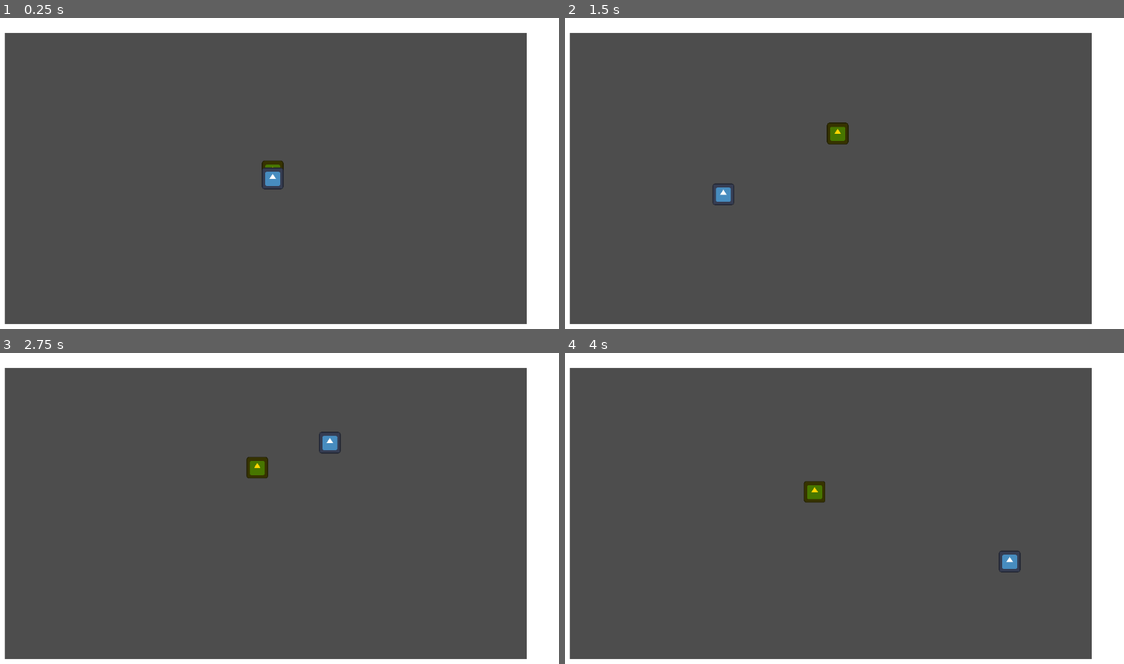
Above: before the commit, frames 1-4 (two rows, left to right).
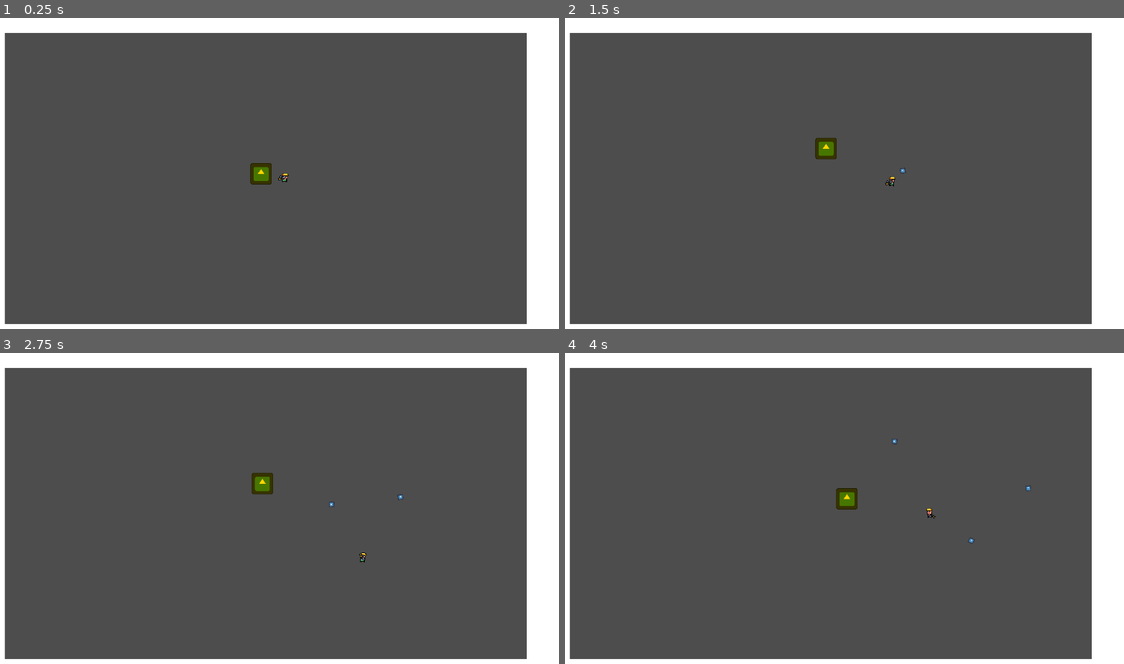
Above: after the commit, the same moments.

Repository: Starlight00-L/Bullet-Hell-Jam-Consequences
Game: Godot game, scene res://src/test_scene.tscn
The game is run twice, just before and just after one commit, with the same random seed, the same clock (stepped at 60 frames per second) and the same inputs. The engine's default icon, where the game draws it, is replaced by a stand-in: a white triangle on a blue panel in a dark square.
Inputs (mouse positions are in pixels of both pictures, inside the frame that each line leads up to):
- Up to frame 1 (0.25 s): no input
- Up to frame 2 (1.5 s): move the mouse to (961, 161) at 0.52 s; press the mouse at (961, 161) at 0.53 s; hold D (Right) 0.53-1.28 s; move the mouse to (721, 195) at 1.27 s; release the mouse at (721, 195) at 1.28 s; hold S (Down) from 1.28 s (still down); click (721, 195) at 1.35 s
- Up to frame 3 (2.75 s): move the mouse to (329, 443) at 2.02 s; release S (Down) at 2.03 s; press the mouse at (329, 443) at 2.03 s; hold D (Right) from 2.03 s (still down)
- Up to frame 4 (4 s): move the mouse to (810, 576) at 2.77 s; release D (Right) at 2.78 s; release the mouse at (810, 576) at 2.78 s; hold W (Up) 2.78-3.53 s; click (810, 576) at 2.85 s; move the mouse to (1012, 561) at 3.52 s; press the mouse at (1012, 561) at 3.53 s; hold A (Left) from 3.53 s (still down)

The runs differ from the first frame. In frame 1, 0.5% of the frame differs, in the area x 44-52%, y 45-56%; in frame 2, 0.7%; in frame 3, 0.7%; in frame 4, 0.8%, in the area x 42-84%, y 27-71%.

Commit message:
Player Shoots
Player can shoot where their mouse is and bullet can be adjusted for complex movement

Diff:
--- /dev/null
+++ b/Scripts/Health Manager.gd
@@ -0,0 +1,17 @@
+class_name Health_Manager
+extends Node
+
+@export var max_health : int = 5
+var current_health : int = 5
+
+func _ready():
+	current_health = max_health
+
+func take_damage(amount):
+	current_health -= amount
+
+	if current_health <= 0:
+		pass #death signal
+
+func death():
+	pass
--- /dev/null
+++ b/Scripts/Player Attack Controller.gd
@@ -0,0 +1,27 @@
+class_name Player_Attack_Controller
+extends Node
+
+@onready var fire_point = $"../Gun/Fire Point"
+@onready var fire_timer = $Fire
+@onready var bullet_prefab = preload("res://src/player_bullet.tscn")
+
+@export var fire_rate : float = 1
+
+func _ready():
+	fire_timer.wait_time = fire_rate
+
+func _process(_delta):
+	if Input.is_action_pressed("Fire") && fire_timer.time_left == 0:
+		fire()
+		fire_timer.start()
+
+func fire():
+	var new_bullet = bullet_prefab.instantiate()
+	new_bullet.move_dir = fire_point.get_parent().rotation
+	new_bullet.spawn_pos = fire_point.global_position
+	new_bullet.spawn_rot = fire_point.get_parent().rotation
+	get_parent().get_parent().add_child(new_bullet)
+
+
+func _on_fire_timeout():
+	pass
--- /dev/null
+++ b/Scripts/Player Bullet.gd
@@ -0,0 +1,30 @@
+class_name Player_Bullet
+extends CharacterBody2D
+
+@onready var lifetime_timer = $Lifetime
+
+@export var lifetime : float = 5
+@export var speed : float = 5
+@export var rot_speed : float = 0
+
+var move_dir : float
+var spawn_pos : Vector2
+var spawn_rot : float
+
+func _ready():
+	lifetime_timer.wait_time = lifetime
+	lifetime_timer.start()
+	global_position = spawn_pos
+	global_rotation = spawn_rot
+
+func _physics_process(delta):
+	velocity = Vector2(speed * 100, 0).rotated(move_dir)
+	angular_movement(delta)
+	move_and_slide()
+
+func angular_movement(delta):
+	move_dir += rot_speed * delta
+
+
+func _on_lifetime_timeout():
+	queue_free()
--- /dev/null
+++ b/Scripts/Rotate_To_Mouse.gd
@@ -0,0 +1,5 @@
+class_name Rotate_To_Mouse_Script
+extends Node2D
+
+func _process(_delta):
+	look_at(get_global_mouse_position())
--- a/Scripts/enemy_ai.gd
+++ b/Scripts/enemy_ai.gd
@@ -2,6 +2,7 @@
 extends CharacterBody2D
 
 @onready var movement_controller = $"Enemy movement"
+@onready var health_controller = $"Health Manager"
 @export var player : Node2D#refference to the player
 
 func _process(_delta):
--- a/Scripts/player_main.gd
+++ b/Scripts/player_main.gd
@@ -3,6 +3,7 @@
 
 @onready var movement_controller = $"Player Movement"
 @onready var anim_controller = $"Animation Controller"
+@onready var health_controller = $"Health Manager"
 
 func _process(delta):
 	if movement_controller.state == movement_controller.IDLE:
@@ -14,3 +15,8 @@
 		anim_controller.flip_animation(true)
 	elif movement_controller.input.x > 0:
 		anim_controller.flip_animation(false)
+
+
+func _on_player_area_detector_area_entered(area):
+	if area.is_in_group("Enemy"):
+		health_controller.take_damage(1)
--- a/project.godot
+++ b/project.godot
@@ -41,6 +41,11 @@
 , Object(InputEventKey,"resource_local_to_scene":false,"resource_name":"","device":-1,"window_id":0,"alt_pressed":false,"shift_pressed":false,"ctrl_pressed":false,"meta_pressed":false,"pressed":false,"keycode":0,"physical_keycode":4194322,"key_label":0,"unicode":0,"echo":false,"script":null)
 ]
 }
+Fire={
+"deadzone": 0.5,
+"events": [Object(InputEventMouseButton,"resource_local_to_scene":false,"resource_name":"","device":-1,"window_id":0,"alt_pressed":false,"shift_pressed":false,"ctrl_pressed":false,"meta_pressed":false,"button_mask":1,"position":Vector2(133, 20),"global_position":Vector2(137, 61),"factor":1.0,"button_index":1,"canceled":false,"pressed":true,"double_click":false,"script":null)
+]
+}
 
 [rendering]
 
--- a/src/enemy.tscn
+++ b/src/enemy.tscn
@@ -1,22 +1,26 @@
-[gd_scene load_steps=8 format=3 uid="uid://di260psrcuejc"]
+[gd_scene load_steps=10 format=3 uid="uid://di260psrcuejc"]
 
 [ext_resource type="Script" path="res://Scripts/enemy_ai.gd" id="1_8tuet"]
 [ext_resource type="Texture2D" uid="uid://cucc5hgxj4n7v" path="res://icon.svg" id="1_nvu6w"]
 [ext_resource type="Script" path="res://Scripts/enemy_movement.gd" id="3_irq2s"]
+[ext_resource type="Script" path="res://Scripts/Health Manager.gd" id="3_msew2"]
 
 [sub_resource type="CircleShape2D" id="CircleShape2D_vxs5u"]
 radius = 61.0082
+
+[sub_resource type="CircleShape2D" id="CircleShape2D_bohqb"]
+radius = 52.8867
 
 [sub_resource type="CircleShape2D" id="CircleShape2D_osy01"]
 radius = 631.134
 
 [sub_resource type="CircleShape2D" id="CircleShape2D_r6vvu"]
-radius = 915.014
+radius = 696.93
 
 [sub_resource type="CircleShape2D" id="CircleShape2D_n3fun"]
 radius = 421.385
 
-[node name="Enemy" type="CharacterBody2D"]
+[node name="Enemy" type="CharacterBody2D" groups=["Enemy"]]
 motion_mode = 1
 script = ExtResource("1_8tuet")
 
@@ -29,10 +33,18 @@
 
 [node name="Enemy" type="Node" parent="."]
 
+[node name="Health Manager" type="Node" parent="."]
+script = ExtResource("3_msew2")
+
+[node name="Enemy Area Detection" type="Area2D" parent="."]
+
+[node name="CollisionShape2D" type="CollisionShape2D" parent="Enemy Area Detection"]
+shape = SubResource("CircleShape2D_bohqb")
+
 [node name="Enemy movement" type="Node" parent="." node_paths=PackedStringArray("wall_rays")]
 script = ExtResource("3_irq2s")
-max_speed = 3.0
-accel = 1.0
+max_speed = 2.0
+accel = 0.5
 wall_rays = [NodePath("../Strafe Rays/Wall Check 1"), NodePath("../Strafe Rays/Wall Check 2"), NodePath("../Strafe Rays …(221 unchanged characters)…
 
 [node name="Direction Holder" type="Node2D" parent="."]
--- a/src/player.tscn
+++ b/src/player.tscn
@@ -1,11 +1,17 @@
-[gd_scene load_steps=10 format=3 uid="uid://bh5yqa5qo45gc"]
+[gd_scene load_steps=15 format=3 uid="uid://bh5yqa5qo45gc"]
 
 [ext_resource type="Script" path="res://Scripts/player_main.gd" id="1_0uaco"]
 [ext_resource type="Texture2D" uid="uid://cslxcrsnwuatp" path="res://Sprites/gardener.png" id="2_xorgv"]
 [ext_resource type="Script" path="res://Scripts/Player_Anim_Controller.gd" id="3_w64y2"]
 [ext_resource type="Script" path="res://Scripts/Player Movement.gd" id="3_xsbyc"]
+[ext_resource type="Script" path="res://Scripts/Player Attack Controller.gd" id="4_s64lq"]
+[ext_resource type="Script" path="res://Scripts/Health Manager.gd" id="5_xw2vi"]
+[ext_resource type="Texture2D" uid="uid://j3dx3odp6oc4" path="res://Sprites/gun_1.png" id="6_fth8h"]
+[ext_resource type="Script" path="res://Scripts/Rotate_To_Mouse.gd" id="7_giij3"]
 
 [sub_resource type="CapsuleShape2D" id="CapsuleShape2D_xuesb"]
+radius = 6.0
+height = 16.0
 
 [sub_resource type="Animation" id="Animation_1cn56"]
 resource_name = "Idle"
@@ -62,7 +68,11 @@
 "Run": SubResource("Animation_nqm1w")
 }
 
-[node name="Player" type="CharacterBody2D"]
+[sub_resource type="CircleShape2D" id="CircleShape2D_qtwpx"]
+radius = 6.0
+
+[node name="Player" type="CharacterBody2D" groups=["Player"]]
+scale = Vector2(3, 3)
 script = ExtResource("1_0uaco")
 
 [node name="CollisionShape2D" type="CollisionShape2D" parent="."]
@@ -76,11 +86,41 @@
 
 [node name="Player Movement" type="Node" parent="."]
 script = ExtResource("3_xsbyc")
+max_speed = 300
+acceleration = 1500
+friction = 2000
+
+[node name="Player Attack Controller" type="Node" parent="."]
+script = ExtResource("4_s64lq")
+
+[node name="Fire" type="Timer" parent="Player Attack Controller"]
+one_shot = true
 
 [node name="Animation Controller" type="Node" parent="."]
 script = ExtResource("3_w64y2")
+
+[node name="Health Manager" type="Node" parent="."]
+script = ExtResource("5_xw2vi")
 
 [node name="AnimationPlayer" type="AnimationPlayer" parent="."]
 libraries = {
 "": SubResource("AnimationLibrary_2yqah")
 }
+
+[node name="Player Area Detector" type="Area2D" parent="."]
+
+[node name="CollisionShape2D" type="CollisionShape2D" parent="Player Area Detector"]
+shape = SubResource("CircleShape2D_qtwpx")
+
+[node name="Gun" type="Node2D" parent="."]
+script = ExtResource("7_giij3")
+
+[node name="Gun Sprite" type="Sprite2D" parent="Gun"]
+texture = ExtResource("6_fth8h")
+offset = Vector2(5.225, 1.445)
+
+[node name="Fire Point" type="Node2D" parent="Gun"]
+position = Vector2(13, -0.666667)
+
+[connection signal="timeout" from="Player Attack Controller/Fire" to="Player Attack Controller" method="_on_fire_timeout"]
+[connection signal="area_entered" from="Player Area Detector" to="." method="_on_player_area_detector_area_entered"]
--- /dev/null
+++ b/src/player_bullet.tscn
@@ -0,0 +1,30 @@
+[gd_scene load_steps=5 format=3 uid="uid://bs2sv1ot86l7p"]
+
+[ext_resource type="Script" path="res://Scripts/Player Bullet.gd" id="1_y3j8f"]
+[ext_resource type="Texture2D" uid="uid://cucc5hgxj4n7v" path="res://icon.svg" id="2_0t7t2"]
+
+[sub_resource type="CircleShape2D" id="CircleShape2D_pvmh1"]
+
+[sub_resource type="CircleShape2D" id="CircleShape2D_xdoda"]
+radius = 61.8142
+
+[node name="Player Bullet" type="CharacterBody2D"]
+scale = Vector2(0.25, 0.25)
+script = ExtResource("1_y3j8f")
+speed = 3.0
+
+[node name="CollisionShape2D" type="CollisionShape2D" parent="."]
+shape = SubResource("CircleShape2D_pvmh1")
+disabled = true
+
+[node name="Sprite2D" type="Sprite2D" parent="."]
+texture = ExtResource("2_0t7t2")
+
+[node name="Bullet Area Detection" type="Area2D" parent="."]
+
+[node name="CollisionShape2D" type="CollisionShape2D" parent="Bullet Area Detection"]
+shape = SubResource("CircleShape2D_xdoda")
+
+[node name="Lifetime" type="Timer" parent="."]
+
+[connection signal="timeout" from="Lifetime" to="." method="_on_lifetime_timeout"]
--- a/src/test_scene.tscn
+++ b/src/test_scene.tscn
@@ -1,7 +1,7 @@
 [gd_scene load_steps=6 format=3 uid="uid://276fchlh457k"]
 
 [ext_resource type="PackedScene" uid="uid://di260psrcuejc" path="res://src/enemy.tscn" id="1_0qfx1"]
-[ext_resource type="PackedScene" uid="uid://dl2bxisskoj16" path="res://src/temp_player.tscn" id="2_ic2go"]
+[ext_resource type="PackedScene" uid="uid://bh5yqa5qo45gc" path="res://src/player.tscn" id="2_ljytq"]
 
 [sub_resource type="CanvasTexture" id="CanvasTexture_q4d5l"]
 
@@ -14,9 +14,7 @@
 [node name="Test Scene" type="Node2D"]
 
 [node name="Enemy" parent="." node_paths=PackedStringArray("player") instance=ExtResource("1_0qfx1")]
-player = NodePath("../Temp Player")
-
-[node name="Temp Player" parent="." instance=ExtResource("2_ic2go")]
+player = NodePath("../Player")
 
 [node name="Camera2D" type="Camera2D" parent="."]
 zoom = Vector2(0.34, 0.34)
@@ -84,3 +82,5 @@
 [node name="CollisionShape2D" type="CollisionShape2D" parent="Wall4/Area2D"]
 position = Vector2(-33, 0.5)
 shape = SubResource("RectangleShape2D_0yu8g")
+
+[node name="Player" parent="." instance=ExtResource("2_ljytq")]
Binary file added: Sprites/gun_1.png
Not shown, added: Sprites/gun_1.png.import
